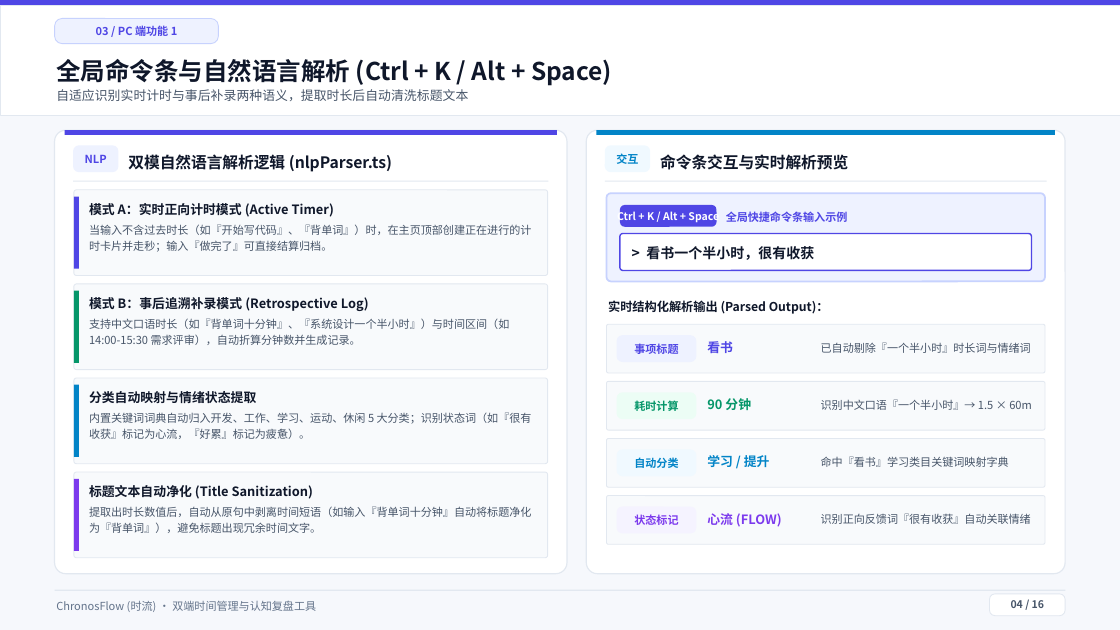
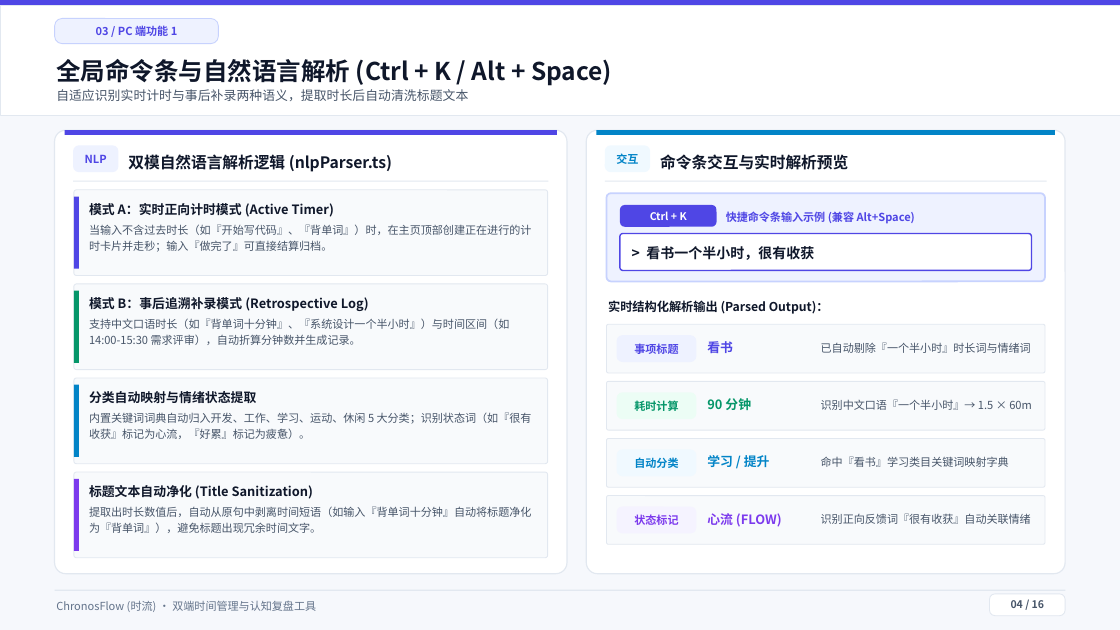
Before and after one commit to Citrus0914/ChronosFlow, a slide deck: slide 4 of 演示文稿/ChronosFlow软件功能全景介绍.pptx. Drawn at 1120x630 pixels with LibreOffice and Linux fonts; fonts in the diff are those of the drawing. Boxes give left, top, right and bottom in pixels: in the first picture for what was removed or moved away, otherwise in the second. Text is boxed around its words. In the diff, an @@ line names an element or a change of style, - is before the commit and + after.

```diff
--- a/演示文稿/ChronosFlow软件功能全景介绍.pptx
+++ b/演示文稿/ChronosFlow软件功能全景介绍.pptx
@@ text in rounded rectangle at (650, 211, 687, 220): text changed @@
-Ctrl + K / Alt + Space
+Ctrl + K
@@ text at (726, 211, 915, 224): text changed @@
-全局快捷命令条输入示例
+快捷命令条输入示例 (兼容 Alt+Space)
```
Also in this commit, not shown: 3 other slides changed, 1 other file.
